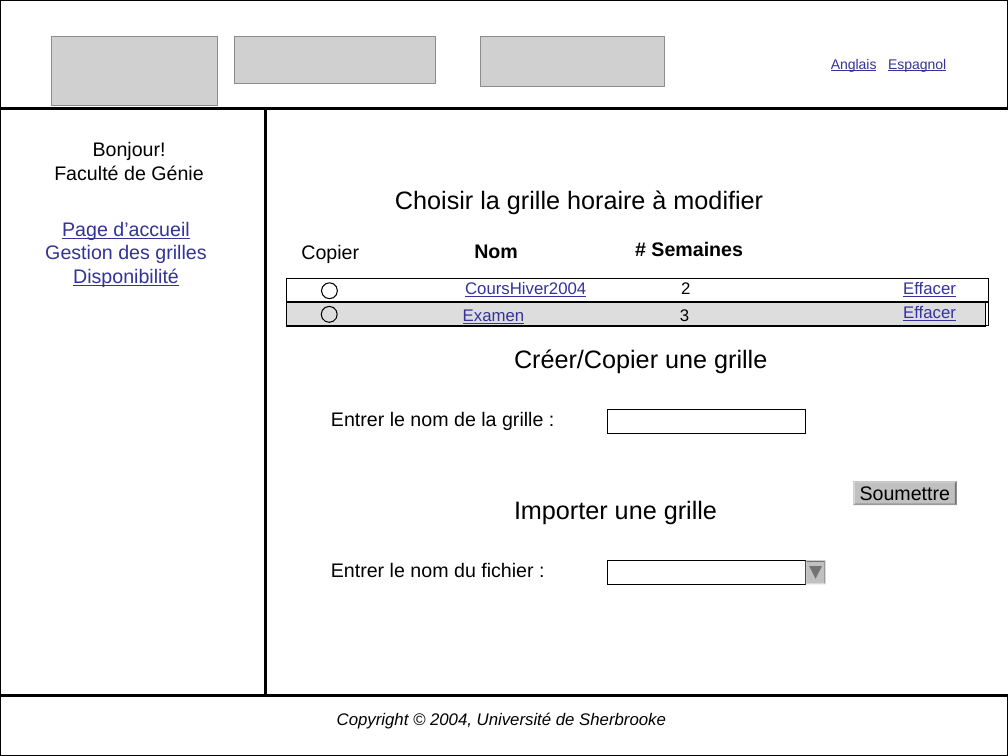
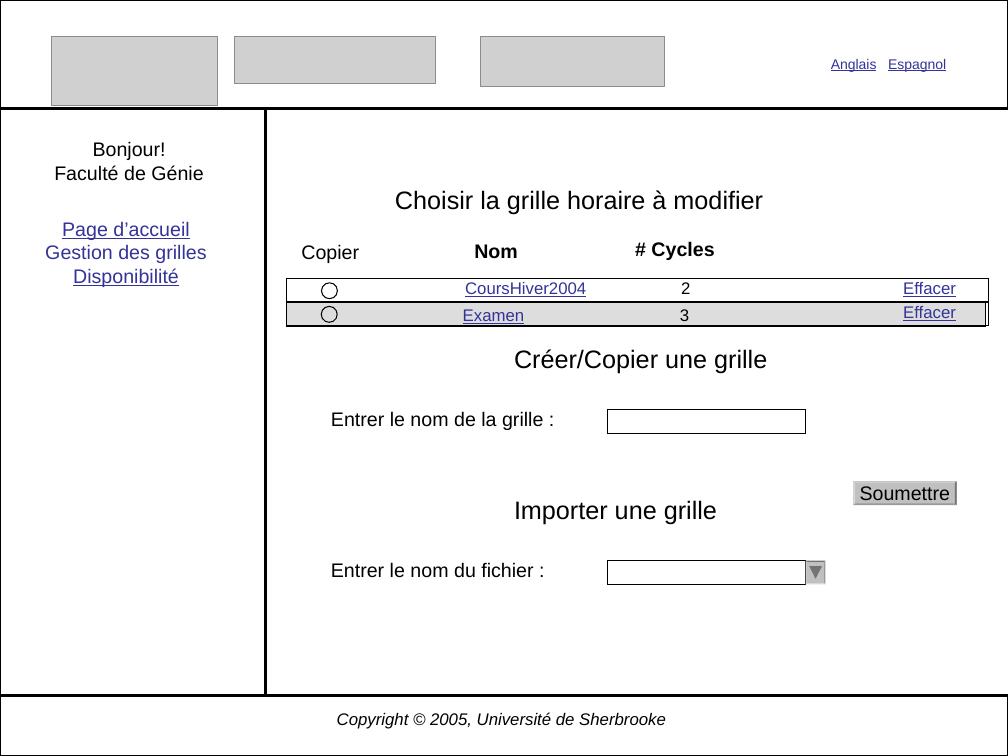
Before and after one commit to gonr1001/diamant, a slide deck: slide 16 of Diamant2.0/Conception/CreationGrille2.ppt. Drawn at 1008x756 pixels with LibreOffice and Linux fonts; fonts in the diff are those of the drawing; grey boxes stand for pictures. Boxes give left, top, right and bottom in pixels: in the first picture for what was removed or moved away, otherwise in the second. Text is boxed around its words. In the diff, an @@ line names an element or a change of style, - is before the commit and + after.

```diff
--- a/Diamant2.0/Conception/CreationGrille2.ppt
+++ b/Diamant2.0/Conception/CreationGrille2.ppt
@@ text at box(651, 241, 714, 260): text changed @@
-# Semaines
+# Cycles
@@ text at box(337, 712, 666, 729): text changed @@
-Copyright © 2004, Université de Sherbrooke
+Copyright © 2005, Université de Sherbrooke
```
Also in this commit, not shown: 57 other slides changed.
